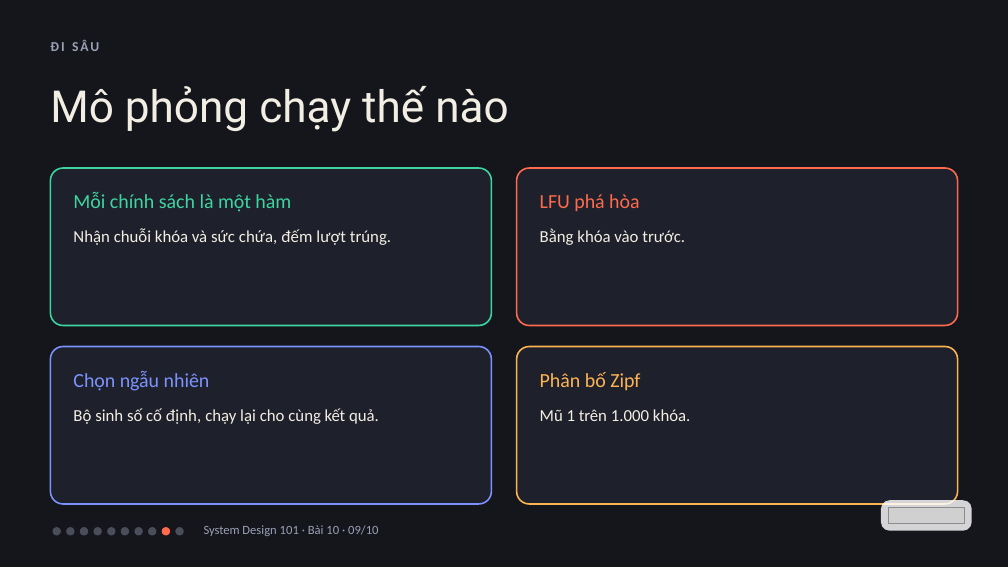
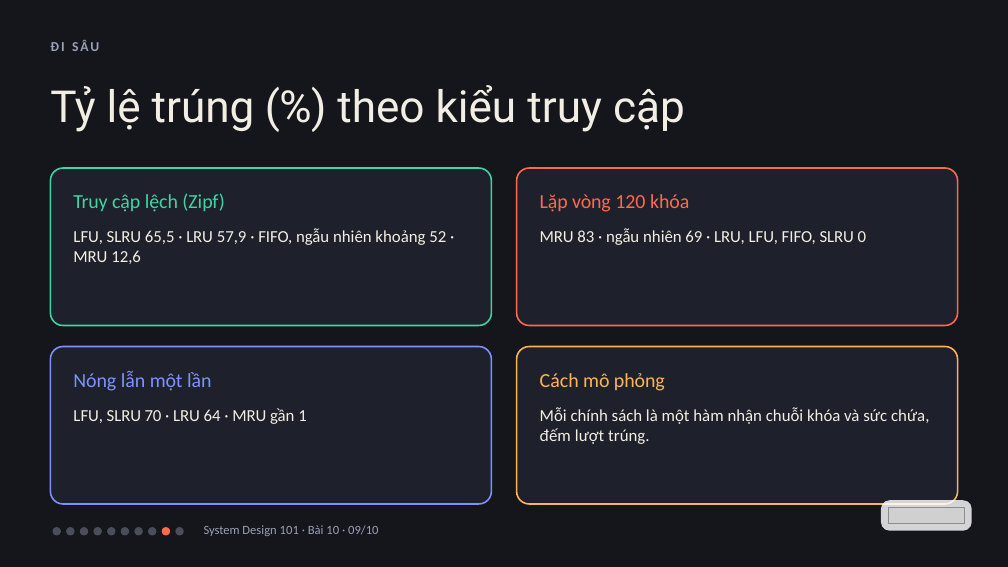
Before and after one commit to vohoailinh90/tool-marketing-studio, a slide deck: slide 9 of system-design-101/vi/lessons/sd-06-010/slides/sd-06-010.pptx. Drawn at 1008x567 pixels with LibreOffice and Linux fonts; fonts in the diff are those of the drawing; grey boxes stand for pictures. Boxes give left, top, right and bottom in pixels: in the first picture for what was removed or moved away, otherwise in the second. Text is boxed around its words. In the diff, an @@ line names an element or a change of style, - is before the commit and + after.

```diff
--- a/system-design-101/vi/lessons/sd-06-010/slides/sd-06-010.pptx
+++ b/system-design-101/vi/lessons/sd-06-010/slides/sd-06-010.pptx
@@ text at box(50, 85, 685, 132): text changed @@
-Mô phỏng chạy thế nào
+Tỷ lệ trúng (%) theo kiểu truy cập
@@ text at box(73, 193, 224, 212): text changed @@
-Mỗi chính sách là một hàm
+Truy cập lệch (Zipf)
@@ text at box(540, 194, 689, 212): text changed @@
-LFU phá hòa
+Lặp vòng 120 khóa
@@ text at box(73, 229, 446, 264): text changed @@
-Nhận chuỗi khóa và sức chứa, đếm lượt trúng.
+LFU, SLRU 65,5 · LRU 57,9 · FIFO, ngẫu nhiên khoảng 52 · MRU 12,6
@@ text at box(540, 229, 867, 245): text changed @@
-Bằng khóa vào trước.
+MRU 83 · ngẫu nhiên 69 · LRU, LFU, FIFO, SLRU 0
@@ text at box(73, 371, 212, 391): text changed @@
-Chọn ngẫu nhiên
+Nóng lẫn một lần
@@ text at box(540, 373, 665, 391): text changed @@
-Phân bố Zipf
+Cách mô phỏng
@@ text at box(73, 408, 307, 424): text changed @@
-Bộ sinh số cố định, chạy lại cho cùng kết quả.
+LFU, SLRU 70 · LRU 64 · MRU gần 1
@@ text at box(540, 407, 929, 444): text changed @@
-Mũ 1 trên 1.000 khóa.
+Mỗi chính sách là một hàm nhận chuỗi khóa và sức chứa, đếm lượt trúng.
```
Also in this commit, not shown: 1 other file.
